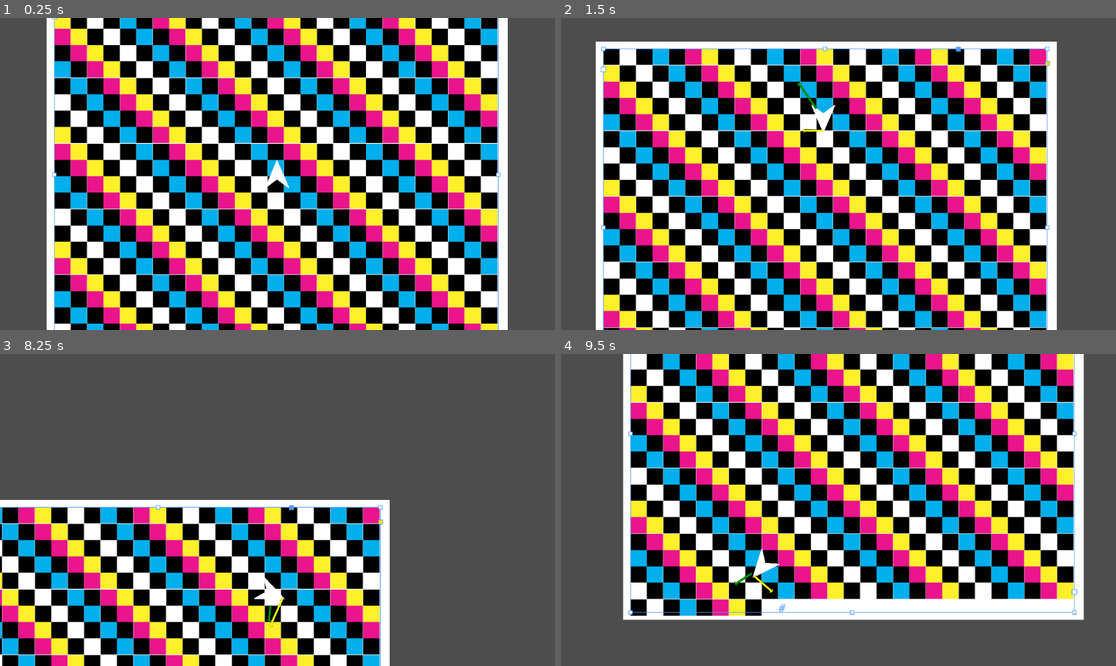
Above: before the commit, frames 1-4 (two rows, left to right).
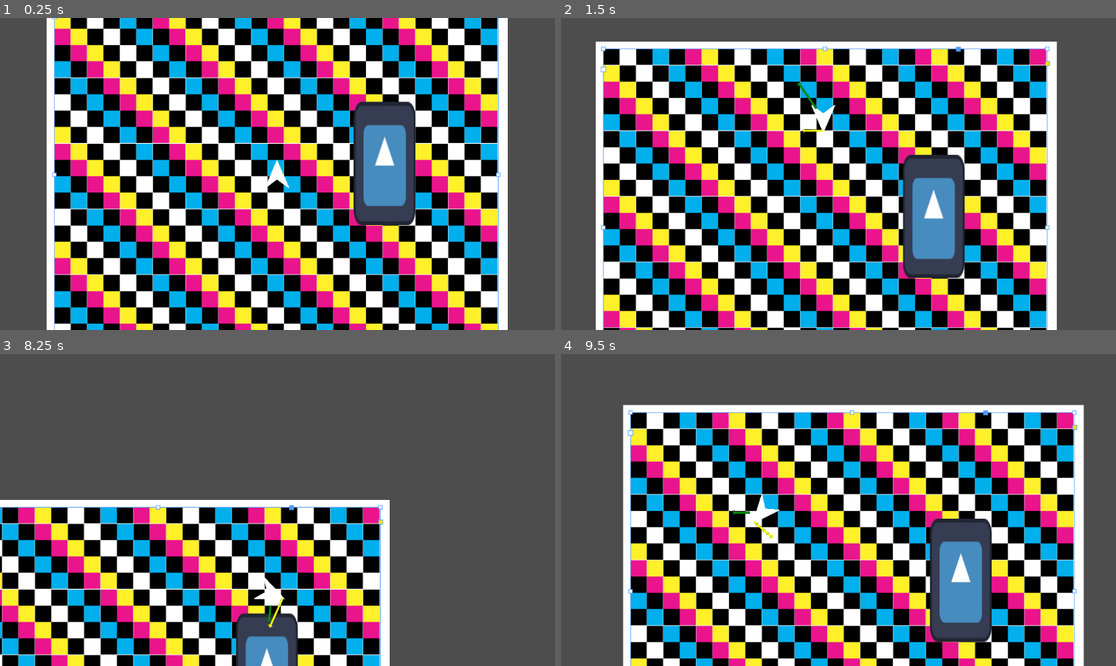
Above: after the commit, the same moments.

Repository: ParadoxArcher/Angle_Advantage
Game: Godot game, scene res://Scenes/GameScene.tscn
Two runs of this game, one before a commit and one after it. Both use one fixed random seed, a clock stepped at 60 frames per second and the inputs below. The engine's default icon, where the game draws it, is replaced by a stand-in: a white triangle on a blue panel in a dark square.
Inputs:
- Up to frame 1 (0.25 s): no input
- Up to frame 2 (1.5 s): tap Enter at 0.5 s; hold D (RotateRight) 0.53-1.28 s; hold W (Boost) 0.53-1.28 s; hold S (Back) from 1.28 s (still down); tap Space (Dodge) at 1.35 s
- Up to frame 3 (8.25 s): release S (Back) at 2.03 s; hold W (Boost) 2.03-2.78 s; hold D (RotateRight) 2.03-3.53 s; tap Space (Dodge) every 1.5 s from 2.85 to 7.35 s; hold W (Boost) 3.53-4.28 s; hold A (RotateLeft) 3.53-5.03 s; hold S (Back) 5.03-5.78 s; hold W (Boost) 5.03-5.78 s; hold D (RotateRight) 5.78-8.03 s; hold W (Boost) 6.53-7.28 s; hold S (Back) from 8.03 s (still down); hold W (Boost) from 8.03 s (still down)
- Up to frame 4 (9.5 s): release S (Back) at 8.78 s; release W (Boost) at 8.78 s; hold A (RotateLeft) from 8.78 s (still down); tap Space (Dodge) at 8.85 s

The runs differ from the first frame. In frame 1, 4.4% of the frame differs, in the area x 63-75%, y 26-67%; in frame 2, 4.3%; in frame 3, 1.8%; in frame 4, 72%, in the area x 11-95%, y 0-100%.

Commit message:
vault backup: 2025-01-15 10:00:38

Diff:
--- a/zProject Files/Godot/Scenes/GameScene.tscn
+++ b/zProject Files/Godot/Scenes/GameScene.tscn
@@ -1,7 +1,11 @@
-[gd_scene load_steps=3 format=3 uid="uid://ctvqdcv7mbg4f"]
+[gd_scene load_steps=5 format=3 uid="uid://ctvqdcv7mbg4f"]
 
 [ext_resource type="PackedScene" uid="uid://u7p1uxpg5mr5" path="res://Scenes/Player.tscn" id="1_h4wmg"]
 [ext_resource type="Texture2D" uid="uid://dagthc88af6g6" path="res://Assets/CMYKCheckerboard1.png" id="2_3lpfc"]
+[ext_resource type="Texture2D" uid="uid://bsoxmb2pwe8tu" path="res://icon.svg" id="3_s4jx2"]
+
+[sub_resource type="RectangleShape2D" id="RectangleShape2D_2rgot"]
+size = Vector2(257, 509)
 
 [node name="GameScene" type="Node2D"]
 
@@ -20,3 +24,14 @@
 position = Vector2(2, 0)
 scale = Vector2(2.5, 2.5)
 texture = ExtResource("2_3lpfc")
+
+[node name="StaticBody2D" type="StaticBody2D" parent="."]
+position = Vector2(448, -46)
+
+[node name="CollisionShape2D" type="CollisionShape2D" parent="StaticBody2D"]
+position = Vector2(-0.5, -0.5)
+shape = SubResource("RectangleShape2D_2rgot")
+
+[node name="Sprite2D" type="Sprite2D" parent="StaticBody2D"]
+scale = Vector2(2, 4)
+texture = ExtResource("3_s4jx2")
Not shown, changed: .obsidian/workspace.json
Not shown, changed: Devlogs/2025-01-14.md
